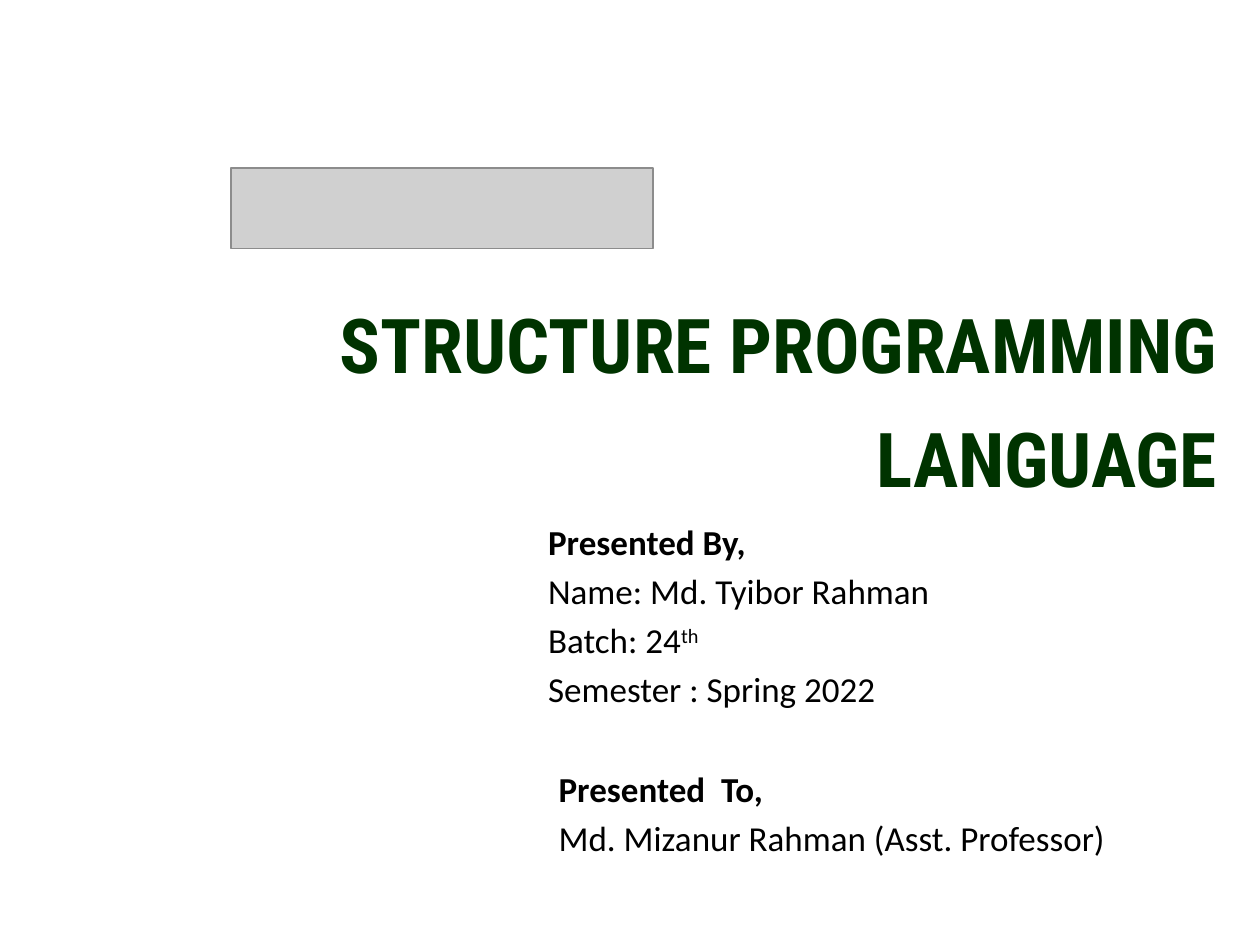
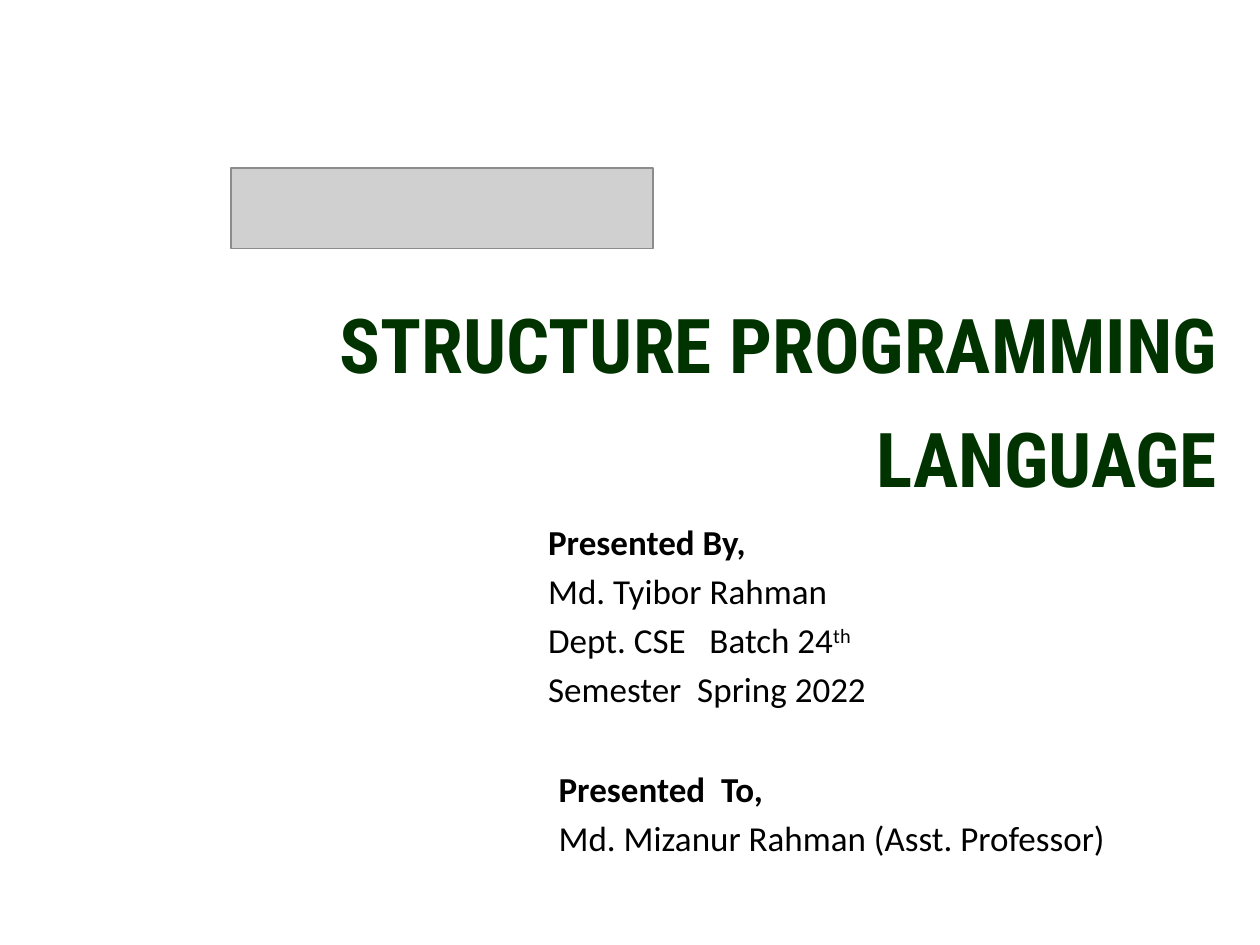
Before and after one commit to thewhiteant/Learning_Something, a slide deck: slide 1 of pptx/amar/rafi.pptx. Drawn at 1260x945 pixels with LibreOffice and Linux fonts; fonts in the diff are those of the drawing; grey boxes stand for pictures; background and template pictures are left out. Boxes give left, top, right and bottom in pixels: in the first picture for what was removed or moved away, otherwise in the second. Text is boxed around its words. In the diff, an @@ line names an element or a change of style, - is before the commit and + after.

```diff
--- a/pptx/amar/rafi.pptx
+++ b/pptx/amar/rafi.pptx
@@ subtitle at bbox=[548, 579, 866, 708]: text changed @@
-Name: Md. Tyibor Rahman
-Batch: 24th
-Semester : Spring 2022
+Md. Tyibor Rahman
+Dept. CSE Batch 24th
+Semester Spring 2022
```
Also in this commit, not shown: 2 other slides changed, 1 slide added, 1 slide removed, 1 other file.
